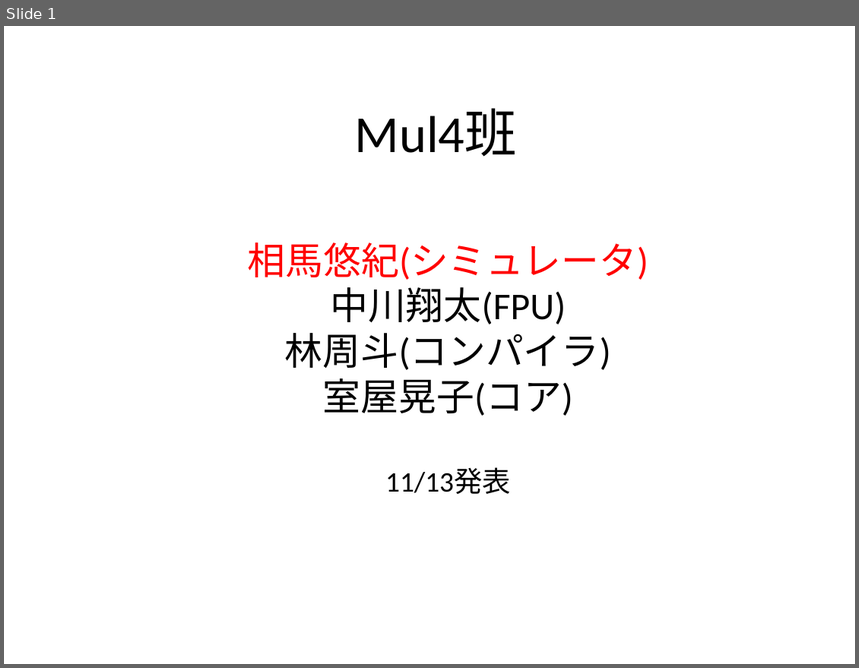
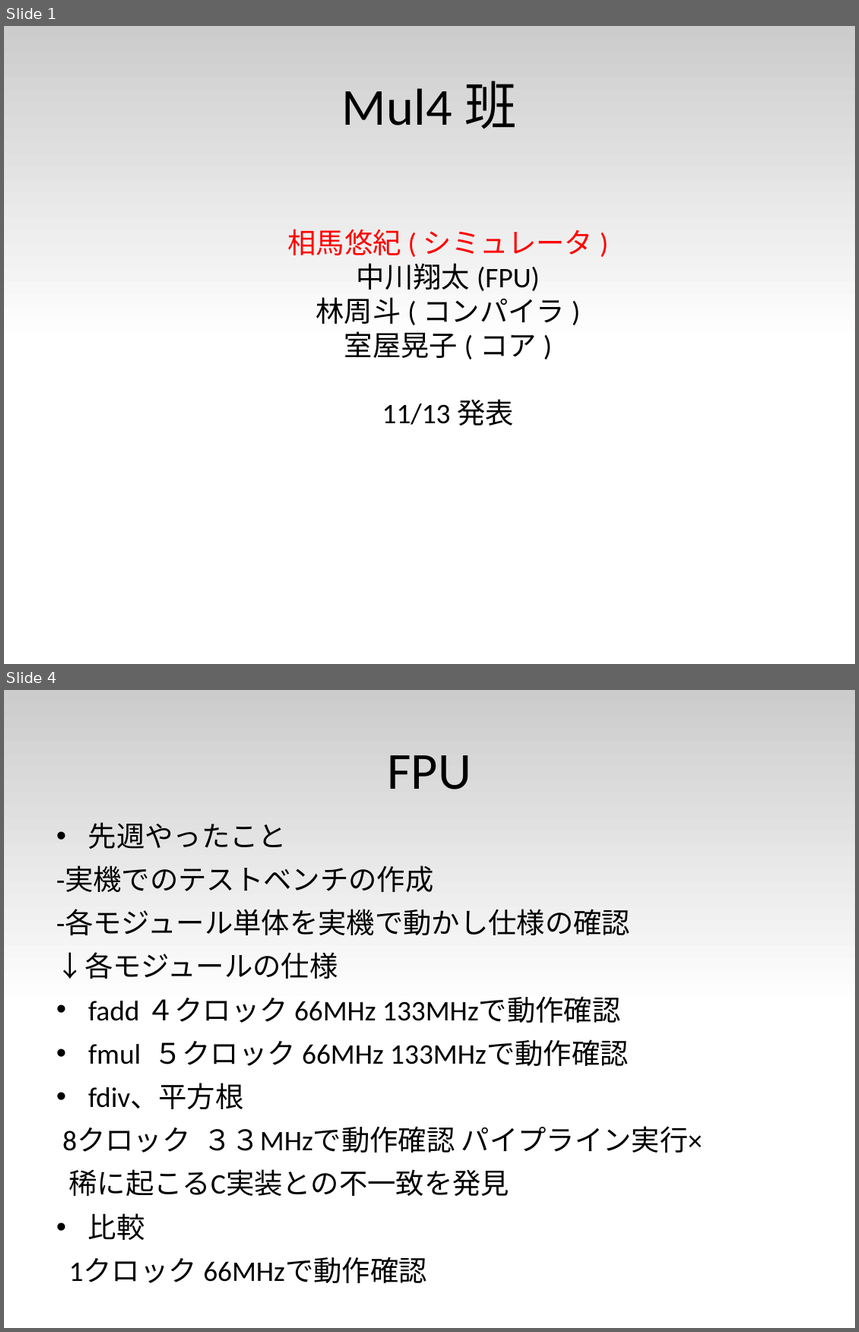
Before and after one commit to cpumul4/cpuex, a slide deck: prsn/1113/1113.odp. Shown one above the other, each under a label of ours: slide 1 before the commit, slides 1 and 4 after it; the slides between them are not shown. The pictures are 859x668 and 859x1332 pixels, drawn with LibreOffice and Linux fonts; fonts in the diff are those of the drawing. Boxes give left, top, right and bottom in pixels: in the first picture for what was removed or moved away, otherwise in the second. Text is boxed around its words. In the diff, an @@ line names an element or a change of style, - is before the commit and + after.

```diff
--- a/prsn/1113/1113.odp
+++ b/prsn/1113/1113.odp
@@ slide 4 added at [4, 690, 855, 1328], background #FFFFFF; not listed: 1 template element that a slide beside it also shows @@
@@ title added at [387, 755, 471, 790], 44 pt, text #000000 @@
+FPU
@@ text added at [56, 822, 702, 1284], 24 pt, text #000000 @@
+• 先週やったこと
+-実機でのテストベンチの作成
+-各モジュール単体を実機で動かし仕様の確認
+↓各モジュールの仕様
+• fadd ４クロック 66MHz 133MHzで動作確認
+• fmul ５クロック 66MHz 133MHzで動作確認
+• fdiv、平方根
+8クロック ３３MHzで動作確認 パイプライン実行×
+稀に起こるC実装との不一致を発見
+• 比較
+1クロック 66MHzで動作確認
@@ slide 1 changed as well @@
@@ rectangle added at [4, 26, 855, 345], fill gradient #CCCCCC to #FFFFFF @@
@@ title "Mul4班" rewrapped from [355, 110, 517, 157] to [47, 52, 813, 158] @@
@@ subtitle "相馬悠紀(シミュレータ) 中川翔太(FPU) 林周斗(コンパイラ) 室屋晃子(コア) 11/13発表" at [287, 229, 593, 425]: size 32 to 24 pt in "相馬悠紀(シミュレータ) 中川翔太(FPU) 林周斗(コンパイラ) 室屋晃子(コア)" @@
```
Also in this commit, not shown: 3 other slides changed, 3 other slides added.
